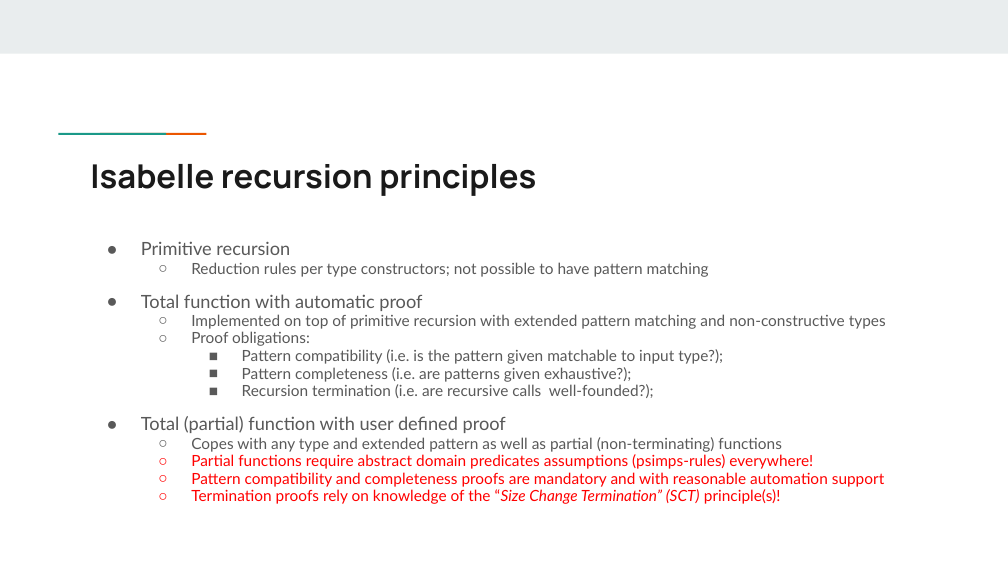
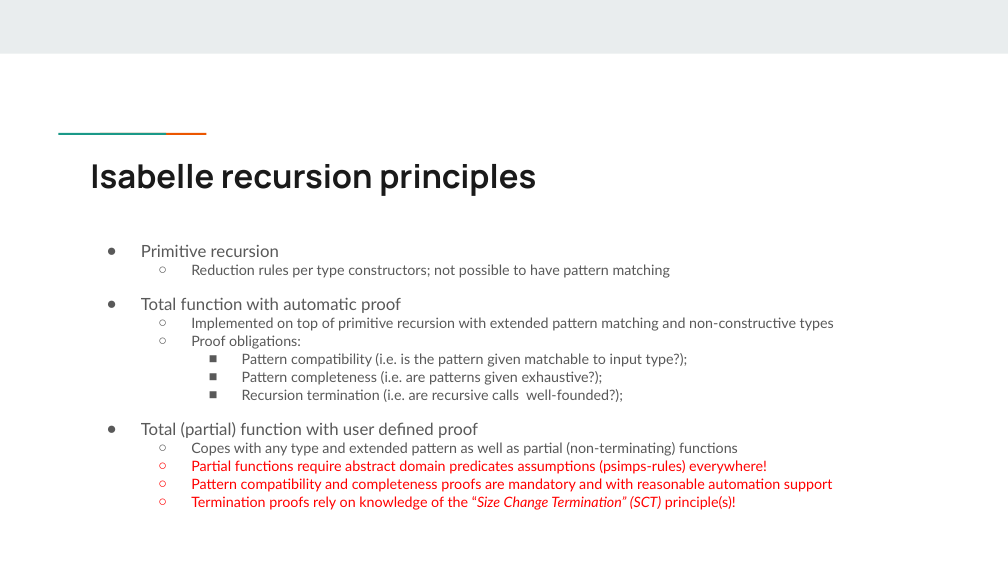
Before and after one commit to leouk/VDM_Toolkit, a slide deck: slide 6 of plugins/vdm2isa/pub/recursion/talk/VDM recursion in Isabelle_HOL (Overture 2023).pptx. Drawn at 1008x567 pixels with LibreOffice and Linux fonts; fonts in the diff are those of the drawing. Boxes give left, top, right and bottom in pixels: in the first picture for what was removed or moved away, otherwise in the second. Text is boxed around its words. In the diff, an @@ line names an element or a change of style, - is before the commit and + after.

```diff
--- a/plugins/vdm2isa/pub/recursion/talk/VDM recursion in Isabelle_HOL (Overture 2023).pptx
+++ b/plugins/vdm2isa/pub/recursion/talk/VDM recursion in Isabelle_HOL (Overture 2023).pptx
@@ text "Primitive recursion" at box(141, 245, 834, 510): size 13 to 12 pt in "Primitive recursion", "Total function with automatic proof", "Total (partial) function with user defined proof"; size 11 to 10.2 pt in "Reduction rules per type constructors; not possible ...", "Implemented on top of primitive recursion with ...", "Proof obligations:", "Pattern compatibility (i.e. is the pattern given ..." and 6 more places; line spacing 0.95 to 1.05 @@
```
Also in this commit, not shown: 7 other slides changed, 2 other files.
